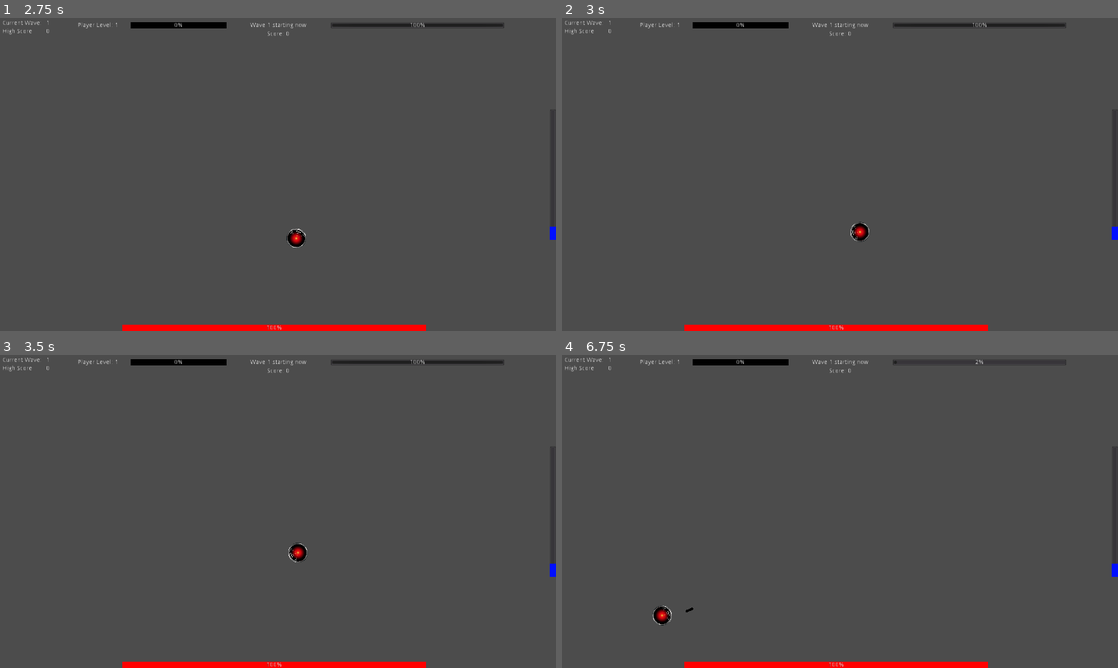
Above: before the commit, frames 1-4 (two rows, left to right).
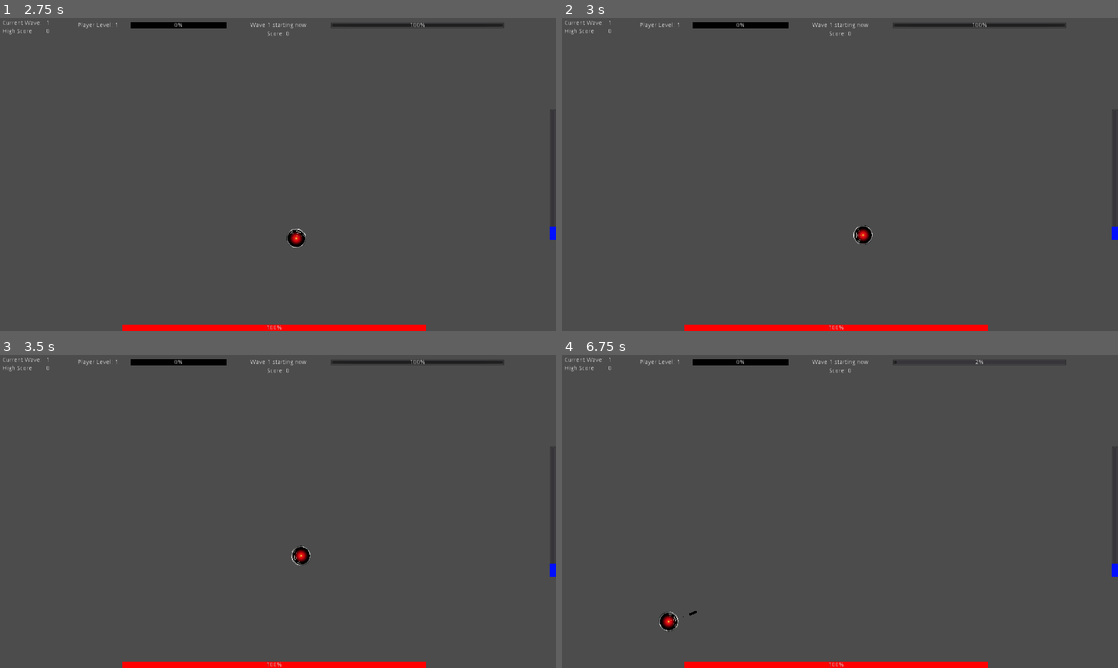
Above: after the commit, the same moments.

Repository: Noviv/BismarkUnchained
Game: Godot game, scene res://scenes/Main/Main.tscn
The game is run twice, just before and just after one commit, with the same random seed, the same clock (stepped at 60 frames per second) and the same inputs. This scene is started directly instead of the project's main scene.
Inputs (mouse positions are in pixels of both pictures, inside the frame that each line leads up to):
- Up to frame 1 (2.75 s): tap Enter at 0.5, 2 s; move the mouse to (400, 158) at 0.52 s; hold D (player_right) 0.53-1.28 s; hold Mouse wheel down (player_dectime) 0.53-1.28 s; tap Mouse wheel up (player_inctime) at 0.8, 1.35 s; tap Space at 1.25 s; move the mouse to (166, 190) at 1.27 s; hold S (player_down) 1.28-2.03 s; tap E (player_maxtime) at 1.55 s; move the mouse to (333, 105) at 2.02 s; hold D (player_right) from 2.03 s (still down); hold E (player_maxtime) from 2.03 s (still down); tap Q (player_mintime) at 2.3 s
- Up to frame 2 (3 s): move the mouse to (812, 237) at 2.77 s; release D (player_right) at 2.78 s; release E (player_maxtime) at 2.78 s; hold W (player_up) from 2.78 s (still down); tap Q (player_mintime) at 2.85 s
- Up to frame 3 (3.5 s): keep holding W (player_up); tap Mouse wheel down (player_dectime) at 3.05 s
- Up to frame 4 (6.75 s): move the mouse to (1006, 558) at 3.52 s; release W (player_up) at 3.53 s; hold Mouse wheel down (player_dectime) 3.53-4.28 s; hold A (player_left) 3.53-5.03 s; tap Mouse wheel up (player_inctime) at 3.8, 4.35 s; move the mouse to (673, 464) at 4.27 s; tap E (player_maxtime) at 4.55 s; move the mouse to (867, 511) at 5.02 s; hold S (player_down) 5.03-5.78 s; hold E (player_maxtime) 5.03-5.78 s; tap Q (player_mintime) at 5.3, 5.85 s; move the mouse to (756, 433) at 5.77 s; hold D (player_right) 5.78-6.53 s; tap Mouse wheel down (player_dectime) at 6.05 s; move the mouse to (962, 495) at 6.52 s; press the mouse at (962, 495) at 6.53 s; hold W (player_up) from 6.53 s (still down)

Frame 1 is identical in both runs. In frame 2, 0.2% of the frame differs, in the area x 51-56%, y 65-73%; in frame 3, 0.2%; in frame 4, 0.3%, in the area x 16-25%, y 80-89%.

Commit message:
directly edit time_delta with scroll wheel, accel scales with time_delta

Diff:
--- a/BismarkUnchained/scenes/Player/Player.gd
+++ b/BismarkUnchained/scenes/Player/Player.gd
@@ -2,6 +2,7 @@
 
 # Movement variables
 const accel = 5000
+var curr_accel = 5000
 const max_velocity = 750
 var curr_max_velocity = 750
 
@@ -38,7 +39,7 @@
 	# Finding difference between current and target velocity, and adjusting for acceleration
 	var velocity = Vector2(x, y).normalized() * curr_max_velocity
 	var diff_velocity = velocity - curr_velocity
-	var new_velocity = curr_velocity + diff_velocity.normalized() * accel * delta
+	var new_velocity = curr_velocity + diff_velocity.normalized() * curr_accel * delta
 
 	if curr_velocity.length() == curr_max_velocity && abs(velocity.angle() - curr_velocity.angle()) < PI / 2:
 		new_velocity = velocity
@@ -51,7 +52,6 @@
 	velocity = new_velocity
 	move_and_slide(velocity)
 	curr_velocity = velocity
-	get_node("/root/Main").set_time_delta(curr_velocity.length() / max_velocity)
 
 func move_rotate():
 	var direction = get_global_mouse_position() - get_global_position()
@@ -106,20 +106,25 @@
 func _input(event):
 	if event.is_action_pressed("player_mintime"):
 		curr_max_velocity = max_velocity * get_node("/root/Main").min_time_delta
+		curr_accel = accel * get_node("/root/Main").min_time_delta
 		get_node("/root/Main/UI/TimeDelta").value = 100 * curr_max_velocity / max_velocity
 	elif event.is_action_pressed("player_maxtime"):
 		curr_max_velocity = max_velocity
+		curr_accel = accel
 		get_node("/root/Main/UI/TimeDelta").value = 100 * curr_max_velocity / max_velocity
 	elif event.is_action_pressed("player_dectime"):
 		if curr_max_velocity > max_velocity * get_node("/root/Main").min_time_delta:
 			curr_max_velocity -= (max_velocity - max_velocity * get_node("/root/Main").min_time_delta) / 20
+			curr_accel -= (accel - accel * get_node("/root/Main").min_time_delta) / 20
 			get_node("/root/Main/UI/TimeDelta").value = 100 * curr_max_velocity / max_velocity
 	elif event.is_action_pressed("player_inctime"):
 		if curr_max_velocity < max_velocity:
 			curr_max_velocity += (max_velocity - max_velocity * get_node("/root/Main").min_time_delta) / 20
+			curr_accel += (accel - accel * get_node("/root/Main").min_time_delta) / 20
 			get_node("/root/Main/UI/TimeDelta").value =100 * curr_max_velocity / max_velocity
 
 func _physics_process(delta):
 	move_translate(delta)
 	move_rotate()
 	shoot()
+	get_node("/root/Main").set_time_delta(curr_max_velocity / max_velocity)
